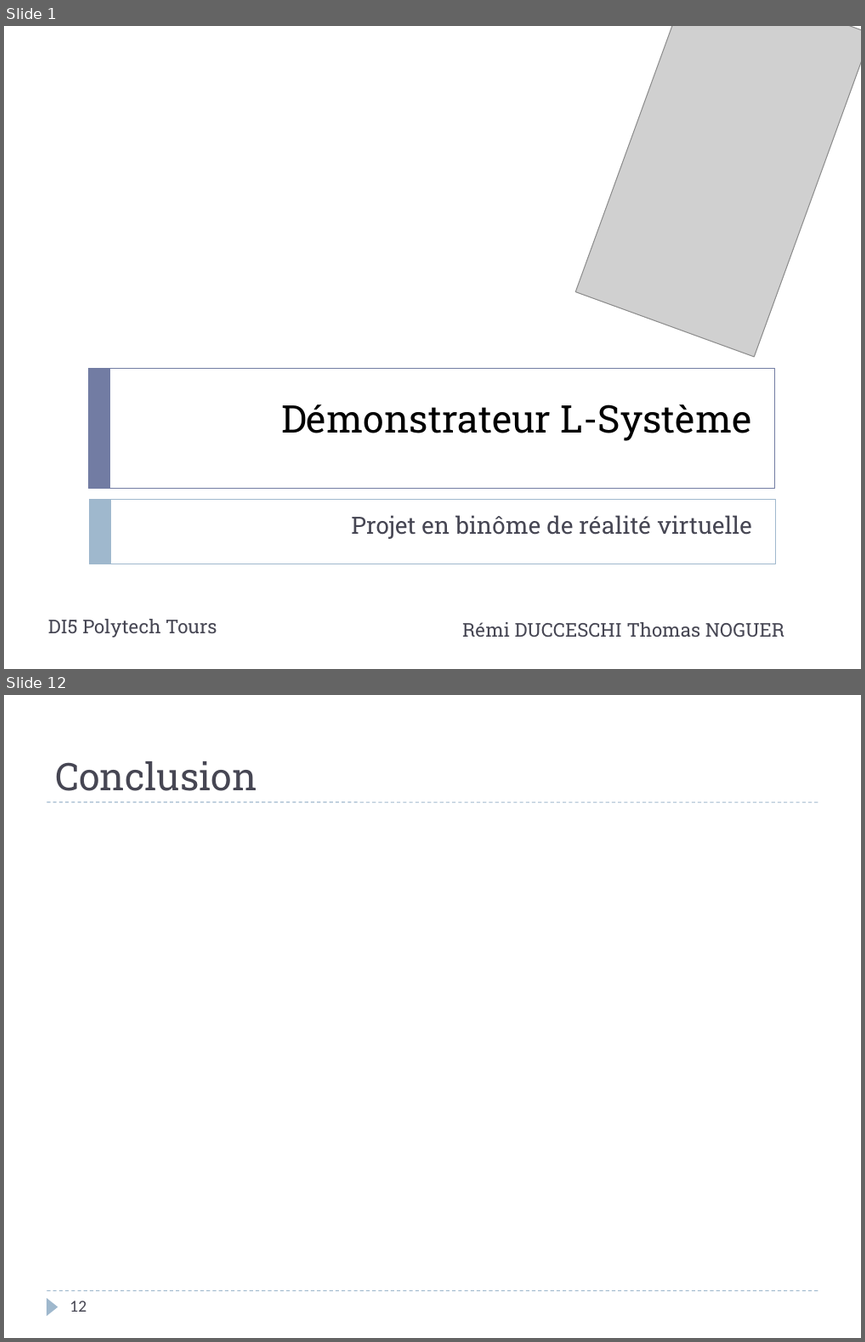
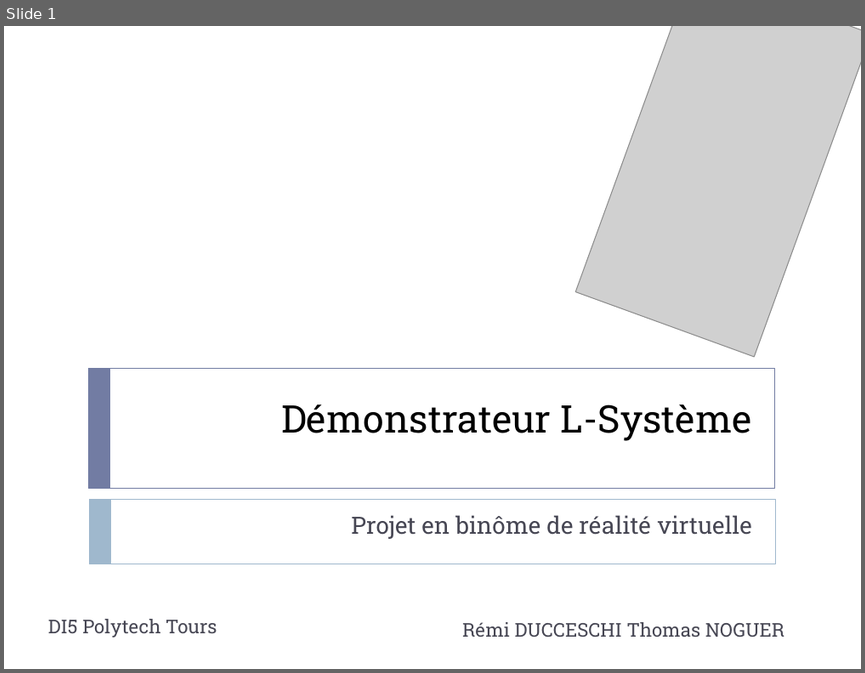
Before and after one commit to Cepheus/L-Systems, a slide deck: doc/Rapport/Présentation.pptx. Shown one above the other, each under a label of ours: slides 1 and 12 before the commit, slide 1 after it; the slides between them are not shown. The pictures are 865x1342 and 865x673 pixels, drawn with LibreOffice and Linux fonts; fonts in the diff are those of the drawing; grey boxes stand for pictures. Boxes give left, top, right and bottom in pixels: in the first picture for what was removed or moved away, otherwise in the second. Text is boxed around its words. In the diff, an @@ line names an element or a change of style, - is before the commit and + after.

```diff
--- a/doc/Rapport/Présentation.pptx
+++ b/doc/Rapport/Présentation.pptx
@@ slide 12 removed at box(4, 695, 861, 1338), background #FFFFFF @@
@@ title removed at box(55, 761, 256, 791) @@
-Conclusion
@@ line removed from (46, 802) to (818, 802) @@
@@ line removed from (46, 1291) to (818, 1291) @@
@@ triangle removed at box(46, 1298, 58, 1315) @@
@@ page number removed at box(69, 1300, 86, 1311) @@
-12
```
Also in this commit, not shown: 10 slides changed, 1 slide added.
